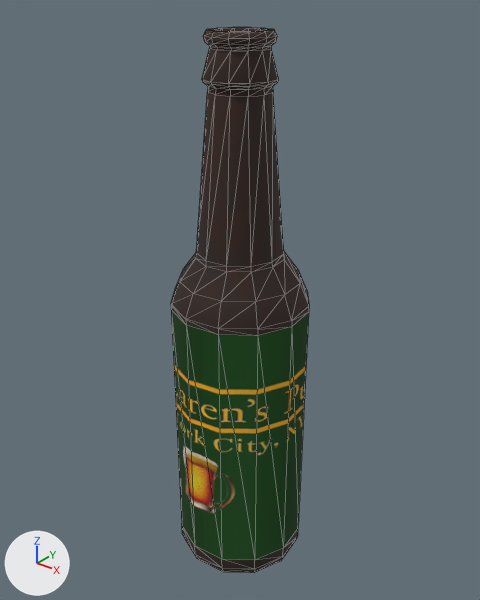
Renders of the OBJ model ProyectoFinal/ProyectoFinal/Models/Beer/mclarensS.obj from each side of a commit.
One viewpoint serves both versions: a 50 mm camera at (1.52, -2.75, 2.44) aimed at (-0.03, -0.82, 1.24). Arrows for +X, +Y and +Z are at lower left; the lights stay in place. Mesh edges are drawn as thin lines. Where no turn or scale is listed for an object, it has been applied to the vertices.

Objects in the first picture: 'mclarensS'.
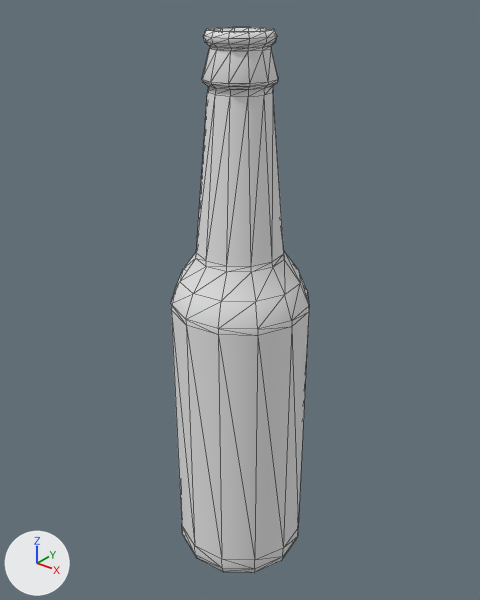
The newer file is also rescaled (x0.597), turned or shifted as a whole; pictures and numbers use the older file's frame.

What changed in the scene script:
```text
Add mat_mclarenss_phong1sg:
    mat_mclarenss_phong1sg = principled_material('mclarensS_phong1SG')
    mat_mclarenss_phong1sg.base_color = (0.8, 0.8, 0.8)  # white #e7e7e7
    mat_mclarenss_phong1sg.roughness = 1.0
Add mat_mclarenss_lambert4sg:
    mat_mclarenss_lambert4sg = principled_material('mclarensS_lambert4SG')
    mat_mclarenss_lambert4sg.base_color = (0.8, 0.8, 0.8)  # white #e7e7e7
    mat_mclarenss_lambert4sg.roughness = 1.0
Change me_mclarenss:
    where me_mclarenss.from_pydata(...)  # 274 vertices, 544 faces; spans x -0.28..0.28, y -1.13..-0.57, z 0.0..2.28
    used by ob_mclarenss; location = (0.0, 0.0, 0.0)
    me_mclarenss part 1: all 516 faces that had it switch from mat_phong1sg to mat_mclarenss_phong1sg (white #e7e7e7)
    me_mclarenss part 2: all 28 faces that had it switch from mat_lambert4sg (picture img_mclarens2_jpg) to mat_mclarenss_lambert4sg (white #e7e7e7)
```

Location of each change, (x1, y1, x2, y2) in pixels of the pictures (480 x 600 px):
part 1 of me_mclarenss, recoloured
    both: (171, 27, 309, 573)
part 2 of me_mclarenss, recoloured (green to grey)
    both: (171, 310, 309, 560)
